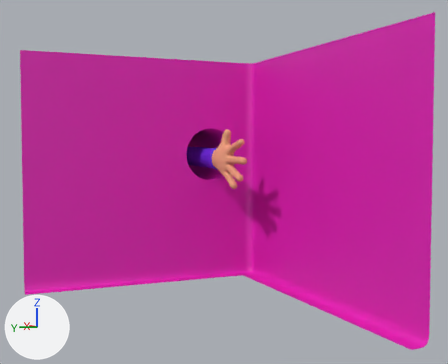
The Blender file BasicHand2.blend as it was, and as the next commit left it.
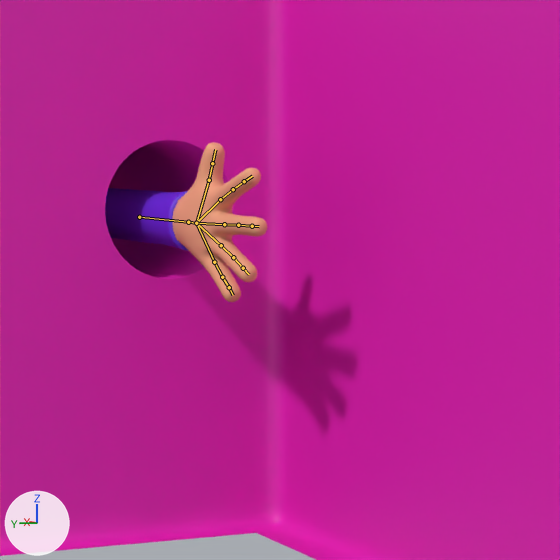
Old and new are each drawn whole from a 50 mm camera at (-30.4, 6.6, 3.4) aimed at (5.6, -8.9, 1.3) and again close up on the part from 33% to 80% of the width and 21% to 78% of the height. Lighting does not change. The marker at lower left points along +X, +Y and +Z. The bones that bend it are drawn over the model as lines in the close-ups.

Objects in the first close-up: 'Cube', 'Hand_01.001', 'Sleeve.002'.
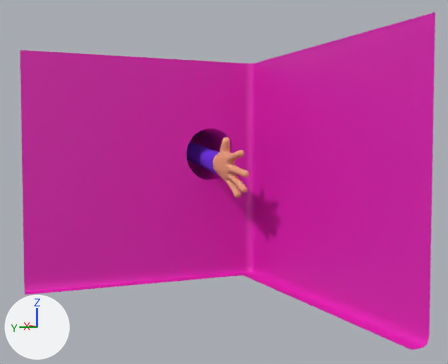
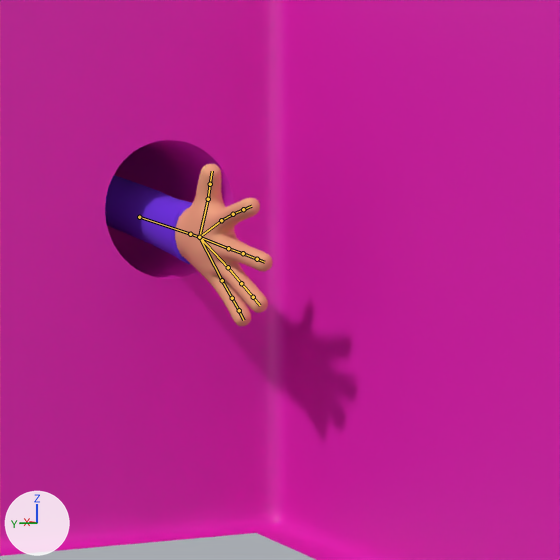
The newer file adds an action. The first version stands in its rest pose; the second is drawn at frame 20 of the action 'Hand_Idle'.

Where the change shows, as pixel boxes (x1, y1, x2, y2) in the close-ups (560 x 560 px):
'Hand_01.001', posed: before (172, 142, 267, 302); after (175, 164, 273, 326)
'Sleeve.002', posed: before (105, 188, 188, 251); after (105, 175, 192, 264)
bone 'Bone', root to tip: before (139, 217) to (188, 222); after (139, 217) to (190, 234)
bone 'Bone.003', root to tip: before (196, 223) to (220, 199); after (199, 237) to (221, 220)
bone 'Bone.004', root to tip: before (196, 223) to (224, 224); after (199, 237) to (228, 248)
bone 'Bone.005', root to tip: before (196, 223) to (221, 245); after (199, 237) to (228, 267)
bone 'Bone.018', root to tip: before (214, 262) to (222, 277); after (222, 280) to (232, 298)

The change in detail:
Bone 'Bone' (bone_bone) turns from (0, 0, 0) to (2, 10, 6) degrees about its own x, y and z.
Bone 'Bone.003' (bone_bone_003) turns from (0, 0, 0) to (0, 0, -1) degrees about its own x, y and z.
Bone 'Bone.004' (bone_bone_004) turns from (0, 0, 0) to (0, 0, 1) degrees about its own x, y and z.
Bone 'Bone.005' (bone_bone_005) turns from (0, 0, 0) to (0, 0, 1) degrees about its own x, y and z.
Bone 'Bone.018' (bone_bone_018) turns from (0, 0, 0) to (0, 0, 1) degrees about its own x, y and z.
